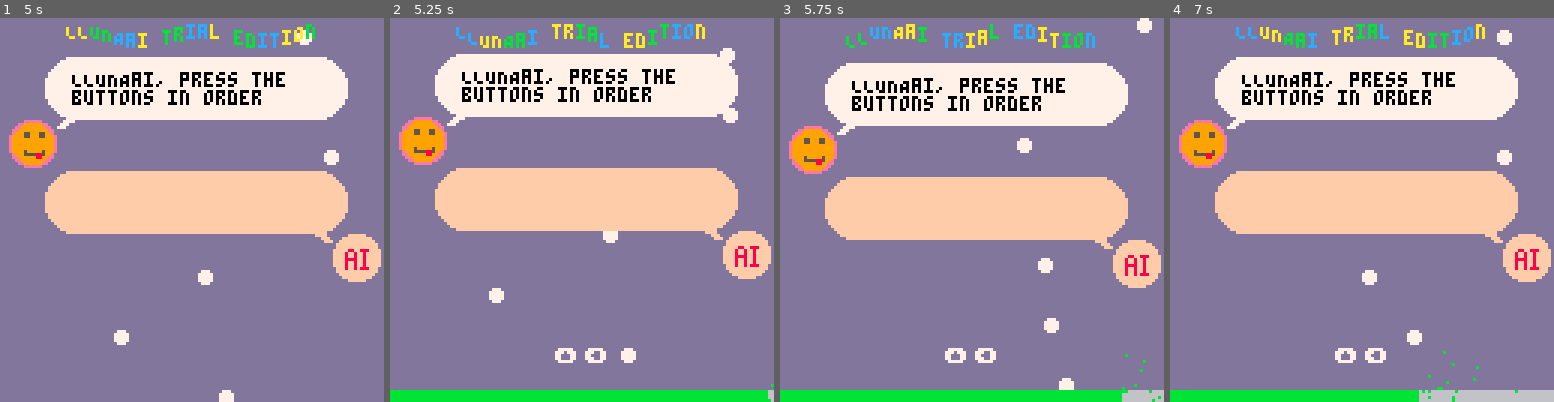
Above: before the commit, frames 1-4 (left to right).
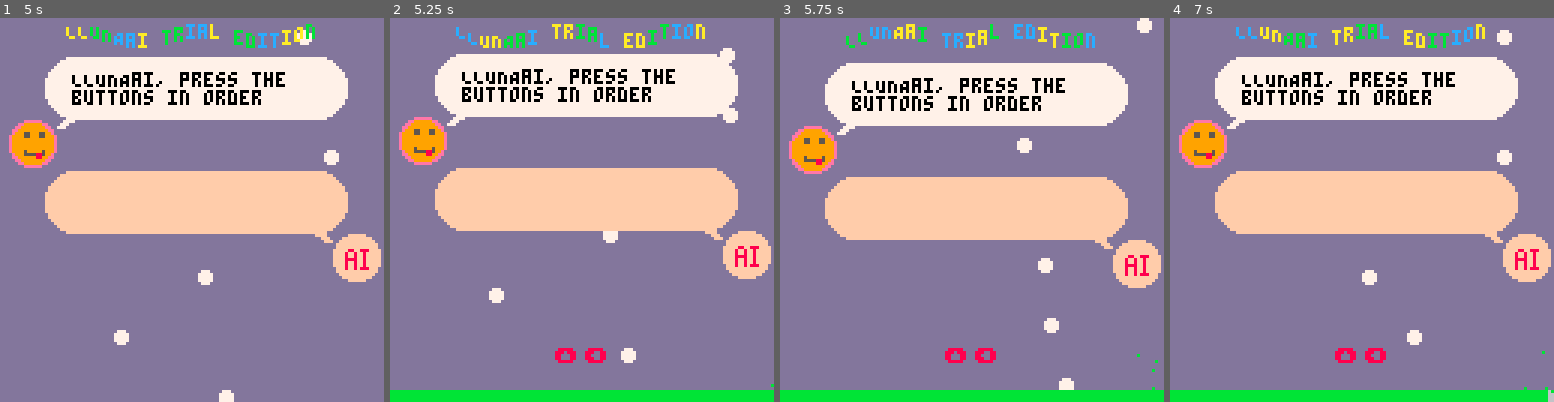
Above: after the commit, the same moments.

Repository: galman33/ggj2025
Game: PICO-8 cartridge ggj2025.p8
The game is run twice, just before and just after one commit, with the same random seed, the same clock (stepped at 60 frames per second) and the same inputs.
Inputs:
- Up to frame 1 (5 s): tap X (X key) at 0.33, 1.07, 1.85, 2.97, 4.08 s; tap O (Z key) at 0.7, 1.7, 2.1, 2.5, 2.9, 3.3, 3.7, 4.1, 4.5, 4.9 s; hold Right 1.6-2.1 s; hold Up 2.15-2.42 s; hold Right 2.47-3.03 s; hold Left 3.08-3.58 s; hold Down 3.63-3.97 s; hold Right 4.02-4.68 s; hold Up from 4.73 s (still down)
- Up to frame 2 (5.25 s): release Up at 5.03 s; hold Left from 5.08 s (still down); tap X (X key) at 5.2 s
- Up to frame 3 (5.75 s): tap O (Z key) at 5.3, 5.7 s; release Left at 5.68 s; hold Down from 5.73 s (still down)
- Up to frame 4 (7 s): release Down at 6.03 s; hold Right 6.08-6.58 s; tap O (Z key) at 6.1, 6.5, 6.9 s; tap X (X key) at 6.32 s; hold Right from 6.63 s (still down)

Frame 1 is identical in both runs. In frame 2, 0.3% of the frame differs, in the area x 42-100%, y 85-100%; in frame 3, 0.7%; in frame 4, 1.4%.

Commit message:
wrong sequence

Diff:
--- a/main.lua
+++ b/main.lua
@@ -37,6 +37,8 @@
 bubble2_sound_playing = false
 
 sequence_wrong = false
+sequence_wrong_t = 0
+sequence_wrong_duration = 0.5
 failed = false
 
 last_timer_particle_t = 0
@@ -140,6 +142,10 @@
             else
                 sequence_index = 1
 
+                sequence_wrong = true
+                sequence_wrong_t = t()
+                time_left = total_time
+
                 sfx(4, 2)
             end
         end
@@ -230,8 +236,6 @@
         local target = (sequence_index - 1) / #sequence
         local should_play_sound = false
 
-        sequence_wrong = false
-
         if bubble2_text_to_show < target then
             bubble2_text_to_show += 1 / 30
             if bubble2_text_to_show > target then
@@ -246,8 +250,6 @@
             end
 
             --should_play_sound = true
-            sequence_wrong = true
-            time_left = total_time
         end
 
         if should_play_sound != bubble2_sound_playing then
@@ -344,7 +346,7 @@
                 if index_in_sequence < sequence_index then
                     c = 11
                 end
-                if sequence_wrong and sequence_index == 1 then
+                if sequence_wrong and t() < sequence_wrong_t + sequence_wrong_duration then
                     c = 8
                 end
                 print(sequence[index_in_sequence][1], (128 - sequence_w) / 2 + i * spacing_w - 4, 110 - sequence_h / 2 + j * spacing_h, c)
